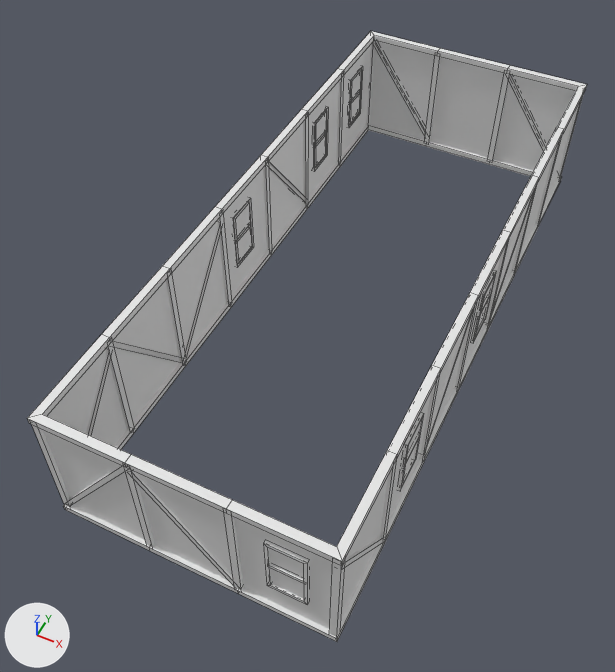
One commit to the OBJ model Unity/Level Design/Assets/Building Models/FirstFloor/Floor 1 8x20.obj: the scene before it, then after it.
One viewpoint serves both versions: a 50 mm camera at (7.2, -17.9, 20.5) aimed at (-0.7, -2.0, 0.6). The axes (+X, +Y, +Z) are drawn at lower left. The lights are the same throughout. Mesh edges are drawn as thin lines. Where no turn or scale is listed for an object, it has been applied to the vertices.

Names of what the first picture shows: 'Floor 1 8x20'.
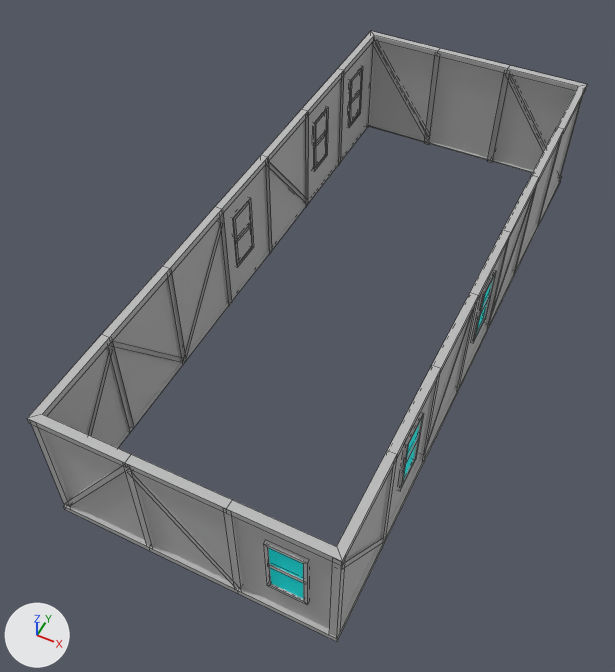
Location of each change, [x1, y1, x2, y2] in pixels of the pictures (615 x 672 px):
part 1 of me_floor_1_8x20, cut back
    before: [108, 56, 533, 599]
    after: [233, 70, 491, 599]
part 2 of me_floor_1_8x20, recoloured
    both: [27, 31, 587, 641]

Edits to the bpy script that builds the scene:
```text
Add mat_initialshadinggroup:
    mat_initialshadinggroup = principled_material('initialShadingGroup')
    mat_initialshadinggroup.base_color = (0.5, 0.5, 0.5)  # grey #bcbcbc
    mat_initialshadinggroup.roughness = 1.0
Add mat_lambert2sg:
    mat_lambert2sg = principled_material('lambert2SG')
    mat_lambert2sg.base_color = (0.0, 1.0, 1.0)  # cyan #00ffff
    mat_lambert2sg.roughness = 1.0
Change me_floor_1_8x20:
    used by ob_floor_1_8x20; location = (0.0, 0.0, 0.0)
    remove me_floor_1_8x20.from_pydata(...)  # 584 vertices, 413 faces; spans x -4.1..4.1, y -10.1..10.1, z -0.1..4.1
    add me_floor_1_8x20.from_pydata(...)  # 564 vertices, 332 faces; spans x -4.1..4.1, y -10.1..10.1, z -0.1..4.1
    me_floor_1_8x20 part 1
    20 vertices are removed from x -3.9..3.9, y -9.9..9.9, z -0.1
    111 faces are deleted
    6 new faces join them, mat_lambert2sg (cyan #00ffff)
    24 new faces join them, mat_initialshadinggroup (grey #bcbcbc)
    me_floor_1_8x20 part 2: 302 faces spanning x -4.1..4.1, y -10.1..10.1, z -0.1..4.1 switch from no material to mat_initialshadinggroup (grey #bcbcbc)
    add me_floor_1_8x20.materials.append(mat_lambert2sg)  # cyan #00ffff
```
